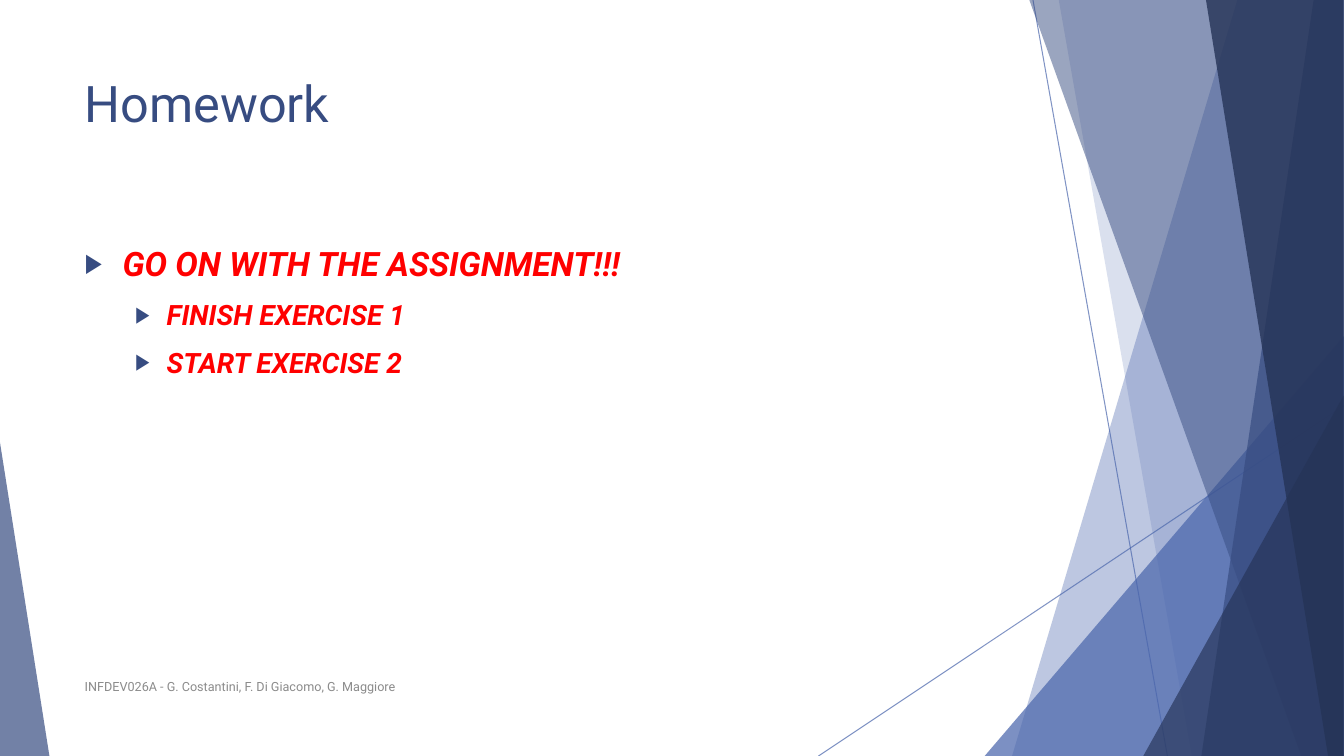
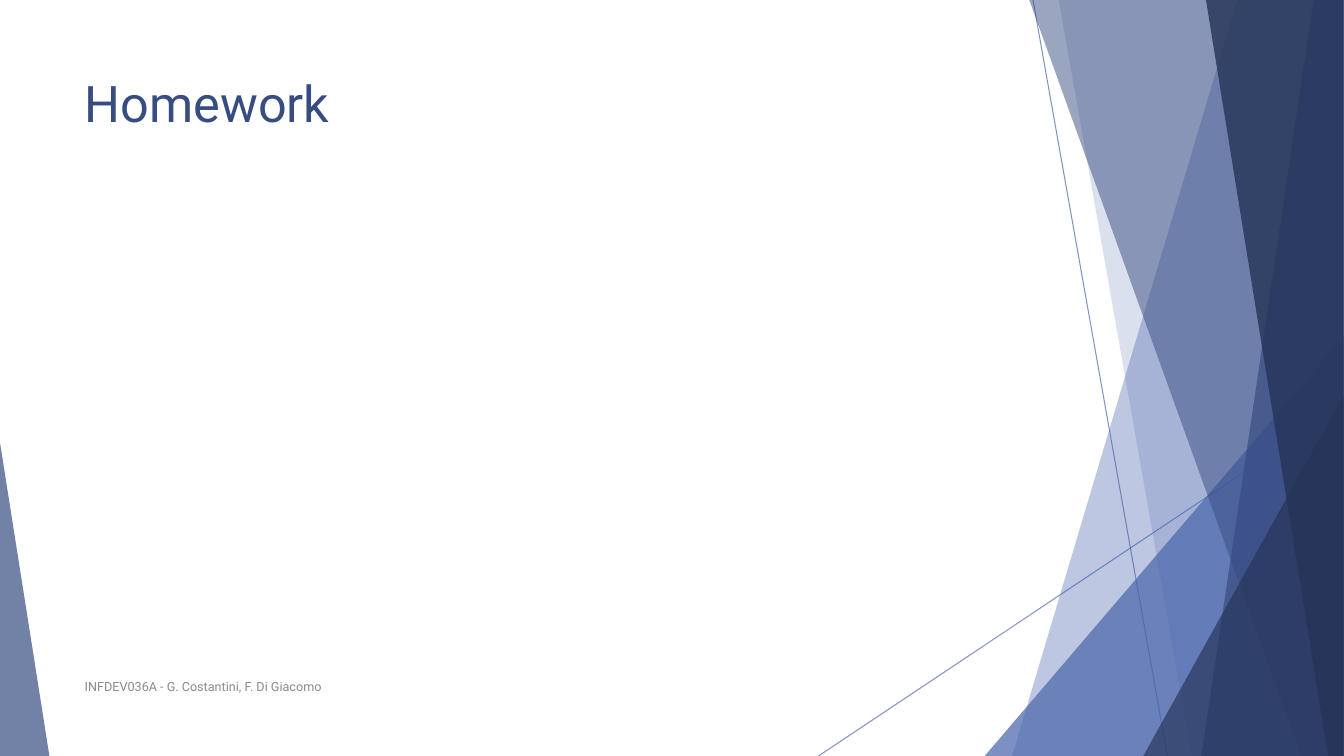
Before and after one commit to FurkanAndac/Development-6A, a slide deck: slide 56 of Lesson slides/Unit 4 - Binary trees.pptx. Drawn at 1344x756 pixels with LibreOffice and Linux fonts; fonts in the diff are those of the drawing; grey boxes stand for pictures. Boxes give left, top, right and bottom in pixels: in the first picture for what was removed or moved away, otherwise in the second. Text is boxed around its words. In the diff, an @@ line names an element or a change of style, - is before the commit and + after.

```diff
--- a/Lesson slides/Unit 4 - Binary trees.pptx
+++ b/Lesson slides/Unit 4 - Binary trees.pptx
@@ text removed at (x1=123, y1=251, x2=620, y2=374) @@
-▶ GO ON WITH THE ASSIGNMENT!!!
-  ▶ FINISH EXERCISE 1
-  ▶ START EXERCISE 2
@@ text at (x1=85, y1=682, x2=322, y2=693): text changed @@
-INFDEV026A - G. Costantini, F. Di Giacomo, G. Maggiore
+INFDEV036A - G. Costantini, F. Di Giacomo
```
Also in this commit, not shown: 55 other slides changed, 1 other file.
